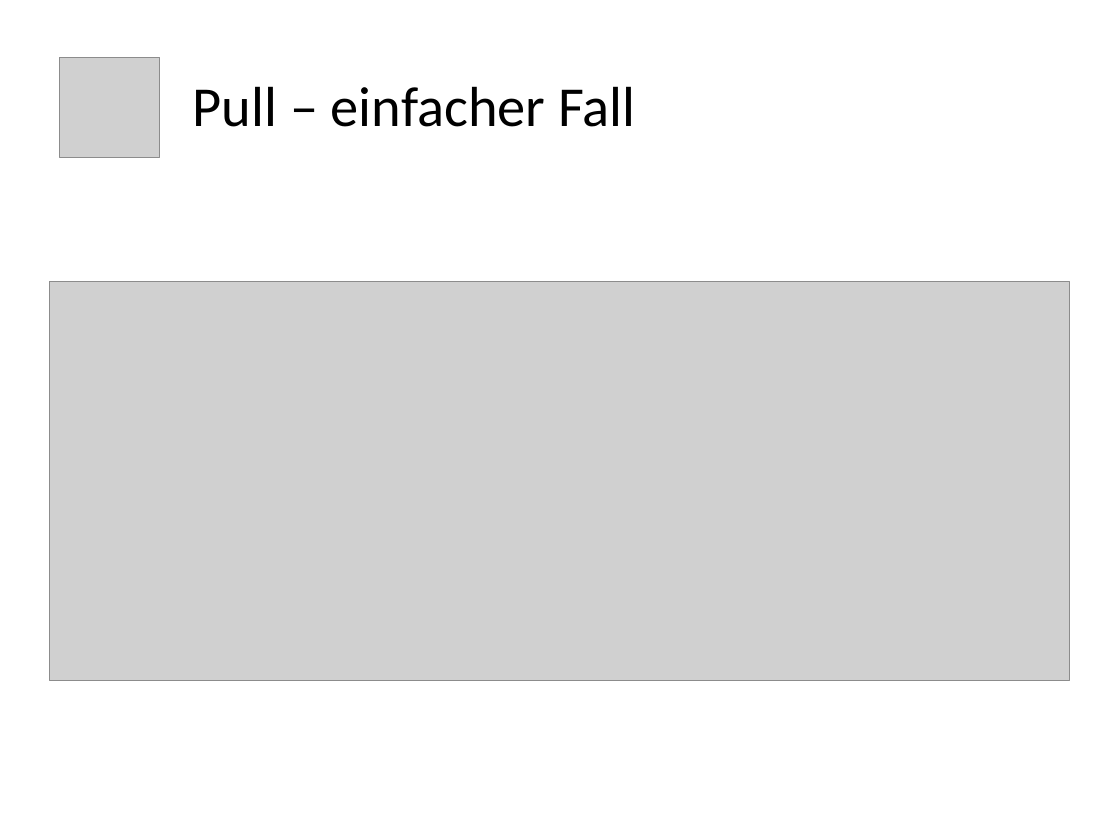
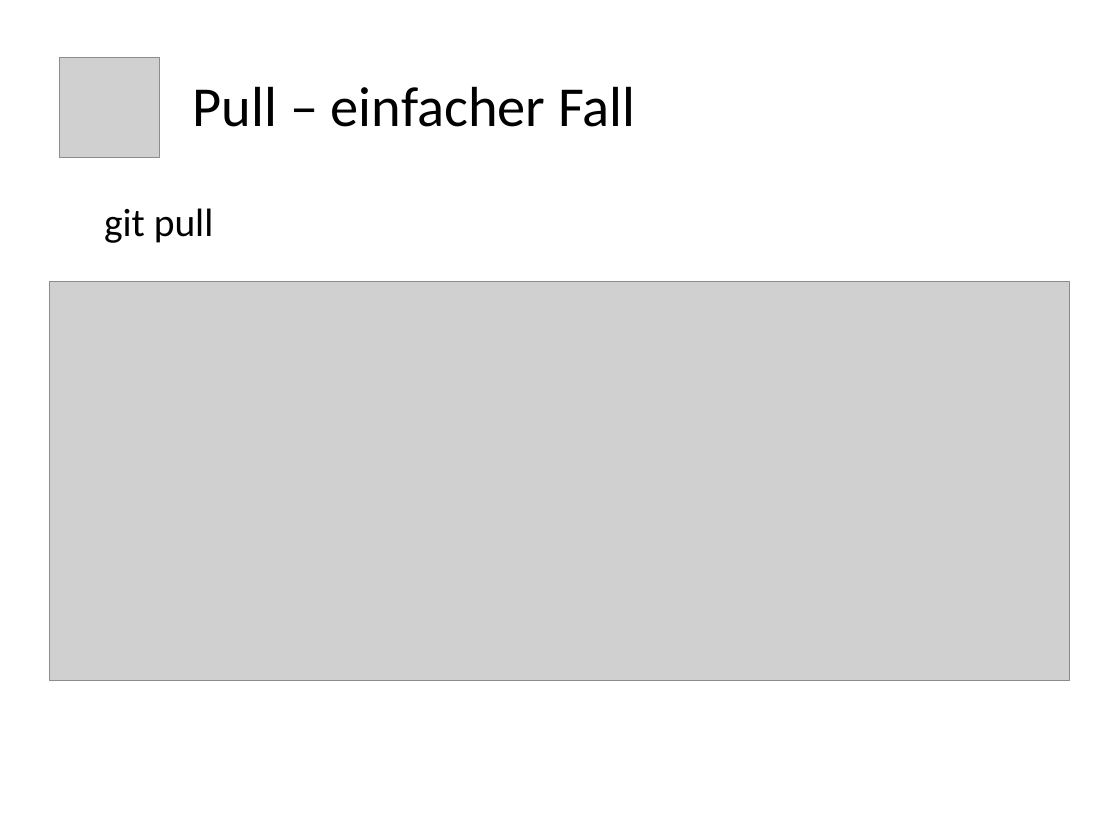
Before and after one commit to ukconet/testrepoB, a slide deck: slide 19 of git.odp (slide 16 before the commit). Drawn at 1120x840 pixels with LibreOffice and Linux fonts; fonts in the diff are those of the drawing; grey boxes stand for pictures. Boxes give left, top, right and bottom in pixels: in the first picture for what was removed or moved away, otherwise in the second. Text is boxed around its words. In the diff, an @@ line names an element or a change of style, - is before the commit and + after.

```diff
--- a/git.odp
+++ b/git.odp
@@ text added at box(104, 208, 214, 243), 28 pt, text #000000 @@
+git pull
```
Also in this commit, not shown: 6 other slides changed, 8 slides added, 3 slides removed, 59 other files.
